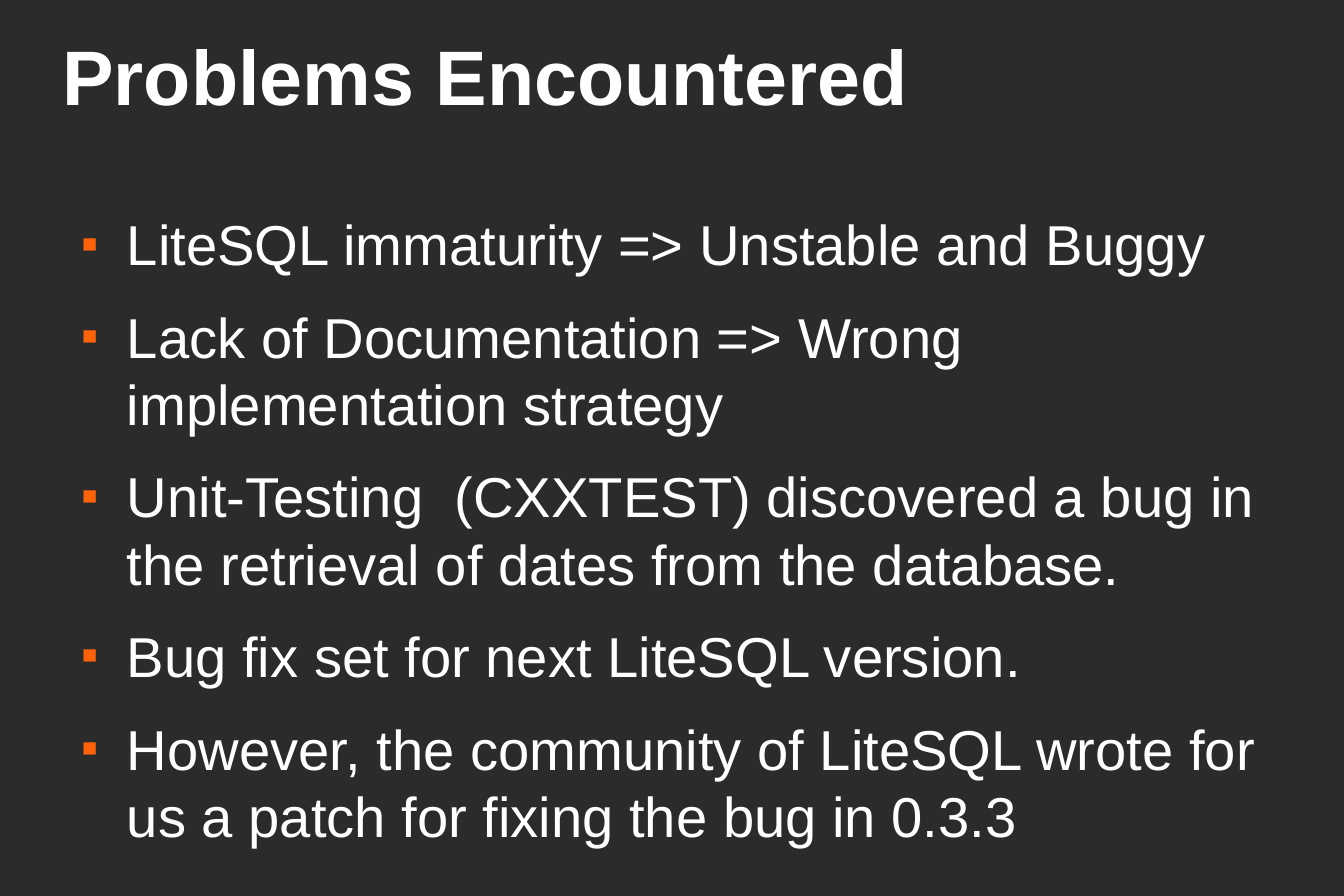
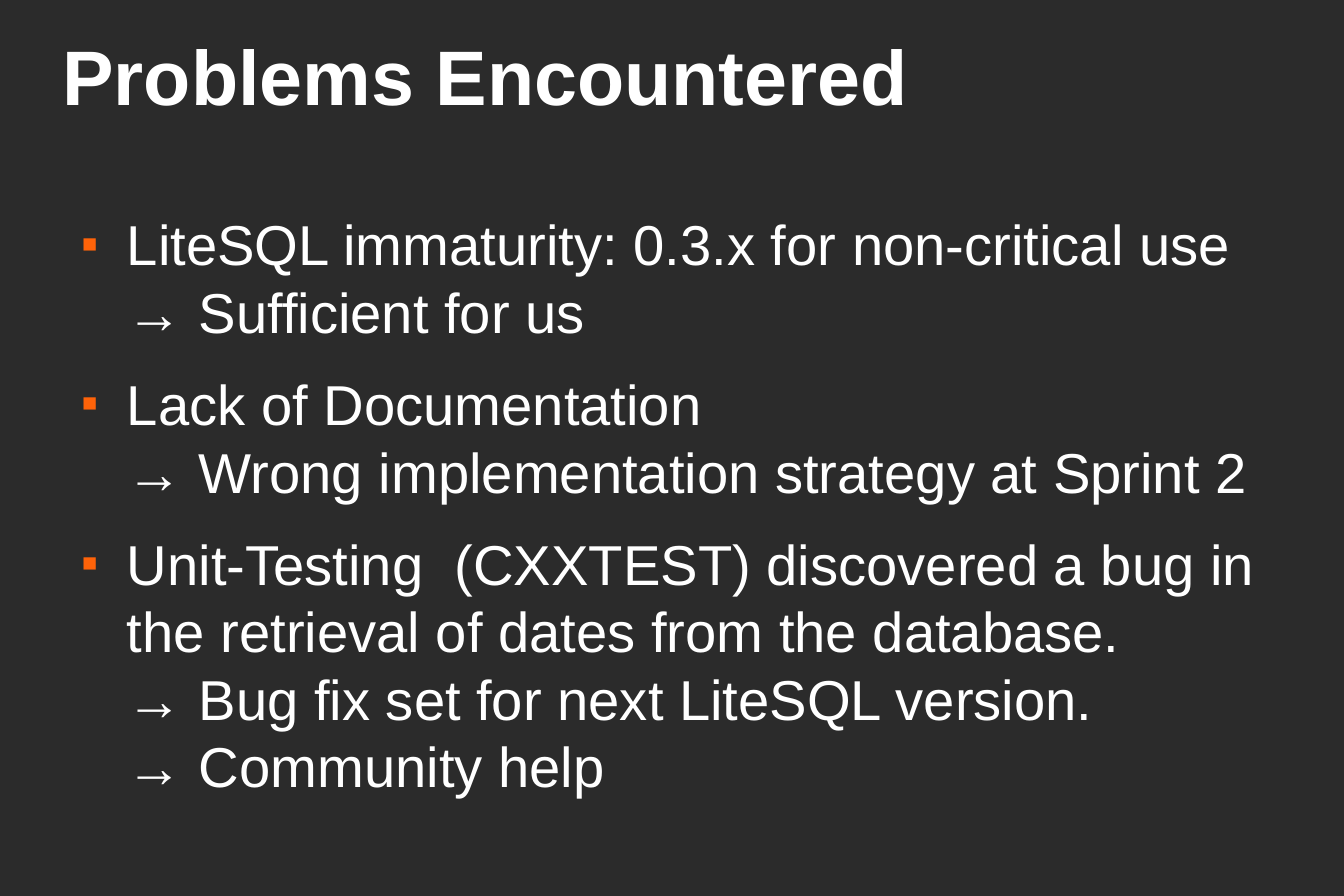
Before and after one commit to dgraziotin/Pomotux, a slide deck: slide 8 of docs/Project_Presentation.odp. Drawn at 1344x896 pixels with LibreOffice and Linux fonts; fonts in the diff are those of the drawing; background and template pictures are left out; a plain dark background stands for a picture behind light text. Boxes give left, top, right and bottom in pixels: in the first picture for what was removed or moved away, otherwise in the second. Text is boxed around its words. In the diff, an @@ line names an element or a change of style, - is before the commit and + after.

Commit message:
Minor changes to the presentation

```diff
--- a/docs/Project_Presentation.odp
+++ b/docs/Project_Presentation.odp
@@ text at (127,224,1254,798): text changed @@
-■ LiteSQL immaturity => Unstable and Buggy
-■ Lack of Documentation => Wrong implementation strategy
-■ Unit-Testing (CXXTEST) discovered a bug in the retrieval of dates from the database.
-■ Bug fix set for next LiteSQL version.
-■ However, the community of LiteSQL wrote for us a patch for fixing the bug in 0.3.3
+■ LiteSQL immaturity: 0.3.x for non-critical use
+  → Sufficient for us
+■ Lack of Documentation
+  → Wrong implementation strategy at Sprint 2
+■ Unit-Testing (CXXTEST) discovered a bug in the retrieval of dates from the database.
+  → Bug fix set for next LiteSQL version.
+  → Community help
```
Also in this commit, not shown: 4 other slides changed.
